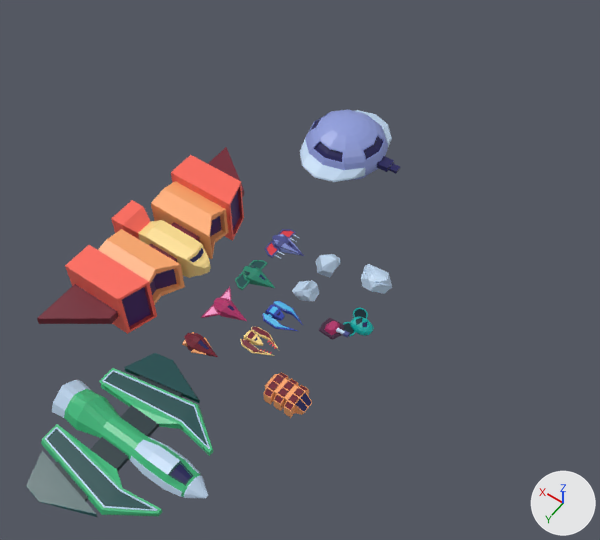
The Blender file blender/ships.blend, before and after one commit.
Both versions are drawn from a 50 mm lens placed at (-20.0, 29.8, 54.1), pointed at (5.1, -5.4, -1.2). The lights are fixed; the arrows at lower right show +X, +Y and +Z.

The first picture shows 'Boss2', 'Boss3', 'asteroid', 'asteroid.001', 'asteroid.002', 'blaster', 'bomber', 'boss', 'tracker'.
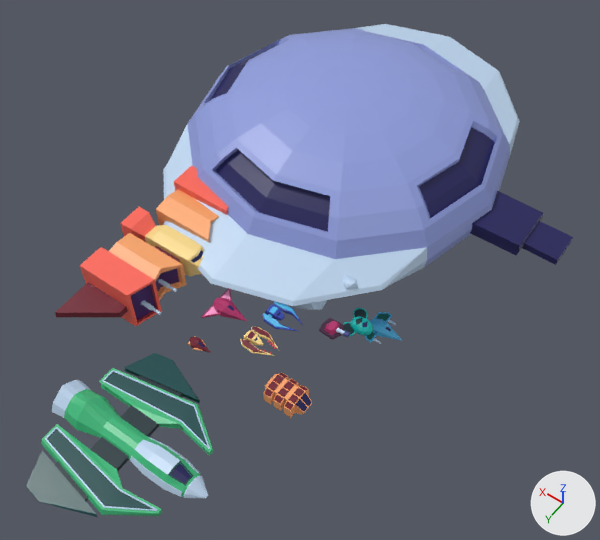
Where the newer file only moved an object's origin or applied its transform, the numbers keep the older frame.

Pixel boxes [x1, y1, x2, y2] of what changed, in the pictures (600 x 540 px; the box of a moved part takes in the faces that stretch with it):
'Boss3', mesh rescaled (303% wider, 288% taller)
    before: [300, 110, 401, 182]
    after: [163, 24, 573, 306]
'boss', reshaped
    before: [37, 147, 244, 334]
    after: [55, 166, 228, 326]
'asteroid.002', mesh rescaled
    before: [361, 264, 392, 294]
    after: [343, 274, 358, 289]
'blaster', deleted
    before: [265, 229, 304, 259]
'asteroid', mesh rescaled
    before: [292, 280, 319, 301]
    after: [294, 300, 327, 310]
'Blaster2', added (blue)
    after: [365, 312, 403, 344]
part 3 of me_sphere_001, moved or reshaped (not visible afterwards)
    before: [316, 254, 340, 277]

Edits to the bpy script that builds the scene:
```text
Change me_cube_038:
    used by ob_boss; location = (11.21, -0.06, 0.55); scale = (0.897, 0.897, 0.897)
    remove me_cube_038.from_pydata(...)  # 116 vertices, 103 faces; spans x -0.91..9.56, y -13.07..0.0, z -2.62..2.62
    add me_cube_038.from_pydata(...)  # 212 vertices, 178 faces; spans x -1.94..8.57, y -11.72..0.0, z -2.35..2.35
    me_cube_038 part 1: 116 vertices removed from x -0.91..9.56, y -13.07..0.0, z -2.62..2.62; 212 vertices added at x -1.94..8.57, y -11.72..0.0, z -2.35..2.35
Change me_sphere:
    where me_sphere.from_pydata(...)  # 88 vertices, 79 faces; spans x -0.584..0.51, y -0.583..0.499, z -0.52..0.608
    used by ob_asteroid; location = (3.21, -3.52, -0.55); scale = (1.8, 1.8, 1.8)
    me_sphere part 2: the whole mesh is scaled about the mesh origin by 1.8
Change me_sphere_001:
    where me_sphere_001.from_pydata(...)  # 67 vertices, 56 faces; spans x -0.575..0.51, y -0.771..0.603, z -0.562..0.473
    used by ob_asteroid_001; location = (2.84, -6.32, 0.02); rotation_euler = (-1.757, -0.0866, 1.037), in degrees (-101, -5, 59); scale = (1.8, 1.8, 1.8)
    me_sphere_001 part 3: the whole mesh is multiplied about the mesh origin by the matrix ((0.913, 0.364, -1.508), (1.544, -0.038, 0.925), (0.156, -1.762, -0.332))
Change me_sphere_002:
    where me_sphere_002.from_pydata(...)  # 65 vertices, 66 faces; spans x -0.607..0.684, y -0.76..0.606, z -0.898..0.443
    used by ob_asteroid_002; location = (-1.25, -6.8, 1.04); rotation_euler = (-1.896, -0.202, -2.425), in degrees (-109, -12, -139); scale = (1.8, 1.8, 1.8)
    me_sphere_002 part 4: the whole mesh is scaled about its middle by 0.554, then moved by (-1.196, -0.154, -0.095)
Change me_sphere_003:
    where me_sphere_003.from_pydata(...)  # 193 vertices, 172 faces; spans x -1.46..1.0, y -1.31..0.0, z -1.0..1.0
    used by ob_boss3; location = (9.25, -18.47, 0.8); scale = (3.86, 3.86, 2.62)
    me_sphere_003 part 5: the whole mesh is scaled about the mesh origin by (3.86, 3.86, 2.62)
Add me_cube_040:
    me_cube_040.from_pydata(...)  # 99 vertices, 85 faces; spans x -2.13..1.09, y -1.7..0.0, z -0.64..0.64
    me_cube_040.materials.append(mat_enemyship)  # picture img_enemy_pallette_png
Remove ob_blaster:
    ob_blaster = bpy.data.objects.new('blaster', me_cube_007)
    ob_blaster.location = (7.24, -6.07, 0.01)
    ob_blaster.scale = (0.64, 0.64, 0.64)
    _m = ob_blaster.modifiers.new('Mirror', 'MIRROR')
    _m.use_axis = (False, True, False)
    _m.use_clip = True
Add ob_blaster2:
    ob_blaster2 = bpy.data.objects.new('Blaster2', me_cube_040)
    ob_blaster2.location = (-2.43, -6.85, -5.24)
    _m = ob_blaster2.modifiers.new('Mirror', 'MIRROR')
    _m.use_axis = (False, True, False)
    _m.use_clip = True
```
